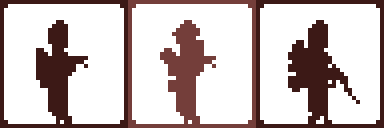
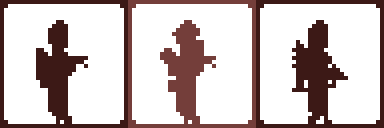
Comparing the layer stacks of the two 384 × 128 images. Changes:
painted on "Layer #1" over [288, 40, 360, 104]
